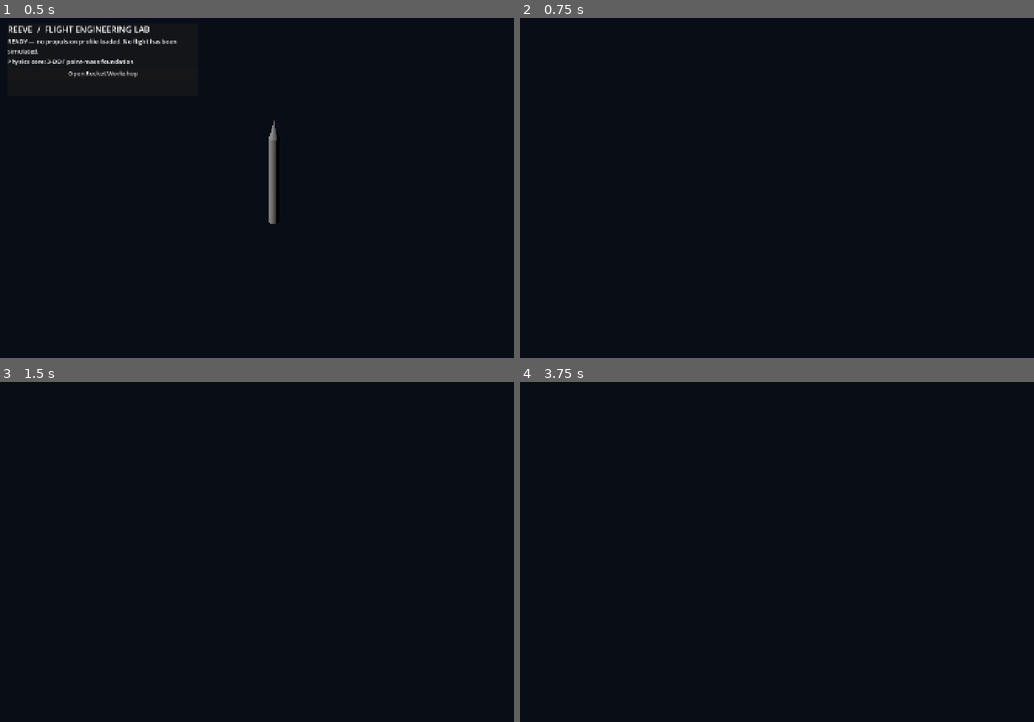
Above: before the commit, frames 1-4 (two rows, left to right).
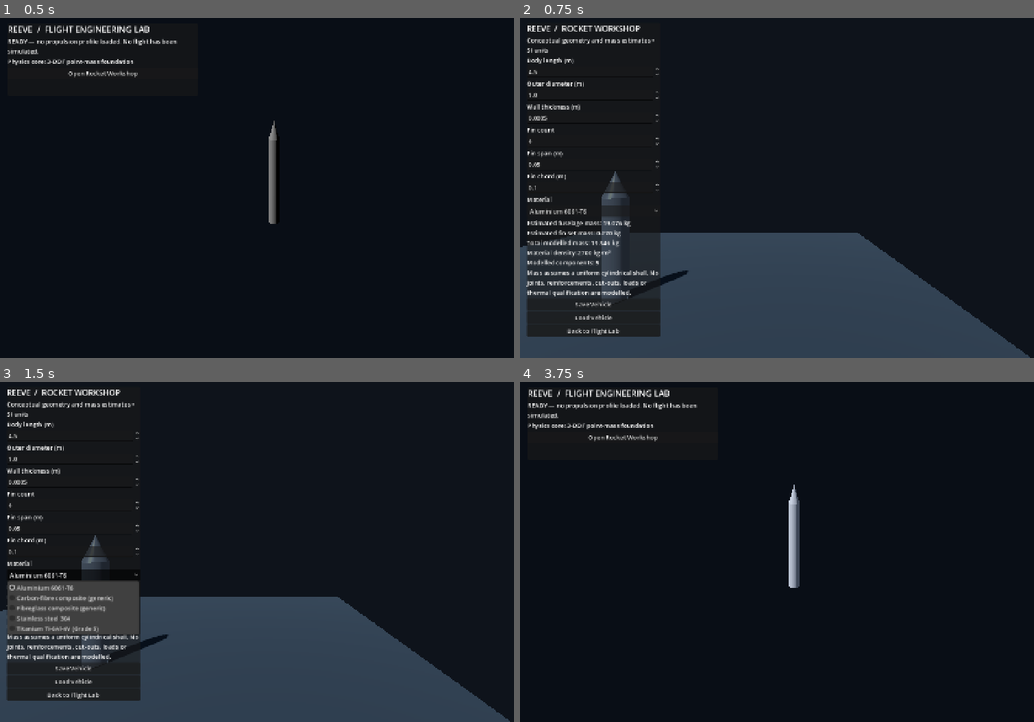
Above: after the commit, the same moments.

Repository: Inflare12/Reeve
Game: Godot game, scene res://scenes/main/main.tscn
The game is run twice, just before and just after one commit, with the same random seed, the same clock (stepped at 60 frames per second) and the same inputs.
Inputs (mouse positions are in pixels of both pictures, inside the frame that each line leads up to):
- Up to frame 1 (0.5 s): no input
- Up to frame 2 (0.75 s): click "Open Rocket Workshop" at 0.5 s
- Up to frame 3 (1.5 s): click (71, 575) at 1.25 s, where only the run after the commit has a clickable "Aluminium 6061-T6"
- Up to frame 4 (3.75 s): click (591, 575) at 2 s, where only the run after the commit has a clickable "Aluminium 6061-T6"; click (591, 575) at 2.75 s, where only the run after the commit has a clickable "Aluminium 6061-T6"; click (591, 694) at 3.5 s, where only the run after the commit has a clickable "Back to Flight Lab"

Frame 1 is identical in both runs. In frame 2, 30% of the frame differs, in the area x 0-100%, y 2-100%; in frame 3, 30%; in frame 4, 1.7%.
Error before the commit: Parse Error: Identifier "fin_thickness_m" not declared in the current scope. (res://scripts/workshop/workshop_scene.gd:197)

Commit message:
Connect fin geometry to component mass accounting

Diff:
--- a/scripts/workshop/workshop_scene.gd
+++ b/scripts/workshop/workshop_scene.gd
@@ -158,9 +158,26 @@
 	var mass: float = component.calculate_mass_kg()
 	configuration.components.clear()
 	configuration.add_component(component)
+	var fin_thickness_m: float = 0.005
+	var fin_masses: float = 0.0
+	for fin_index in range(int(fin_count.value)):
+		var fin_component := ReeveRocketComponent.new()
+		fin_component.component_id = "fin_%d" % fin_index
+		fin_component.display_name = "Fin %d" % (fin_index + 1)
+		fin_component.category = "Stabilizing surfaces"
+		fin_component.material_id = material_id
+		fin_component.geometry_type = "rectangular_plate"
+		fin_component.dimensions_m = {
+			"length": fin_chord.value,
+			"width": fin_span.value,
+			"thickness": fin_thickness_m
+		}
+		configuration.add_component(fin_component)
+		fin_masses += fin_component.calculate_mass_kg()
 	var material := ReeveMaterialCatalog.get_material(material_id)
-	mass_label.text = "Estimated shell mass: %.3f kg\nMaterial density: %.0f kg/m³\nTotal modelled components: 1" % [
-		mass, float(material.density_kg_m3)
+	var total_mass: float = float(configuration.get_mass_breakdown().total_mass_kg)
+	mass_label.text = "Estimated fuselage mass: %.3f kg\nEstimated fin set mass: %.3f kg\nTotal modelled mass: %.3f kg\nMaterial density: %.0f kg/m³\nModelled components: %d" % [
+		mass, fin_masses, total_mass, float(material.density_kg_m3), 1 + int(fin_count.value)
 	]
 
 	for child in rocket_visual.get_children():
